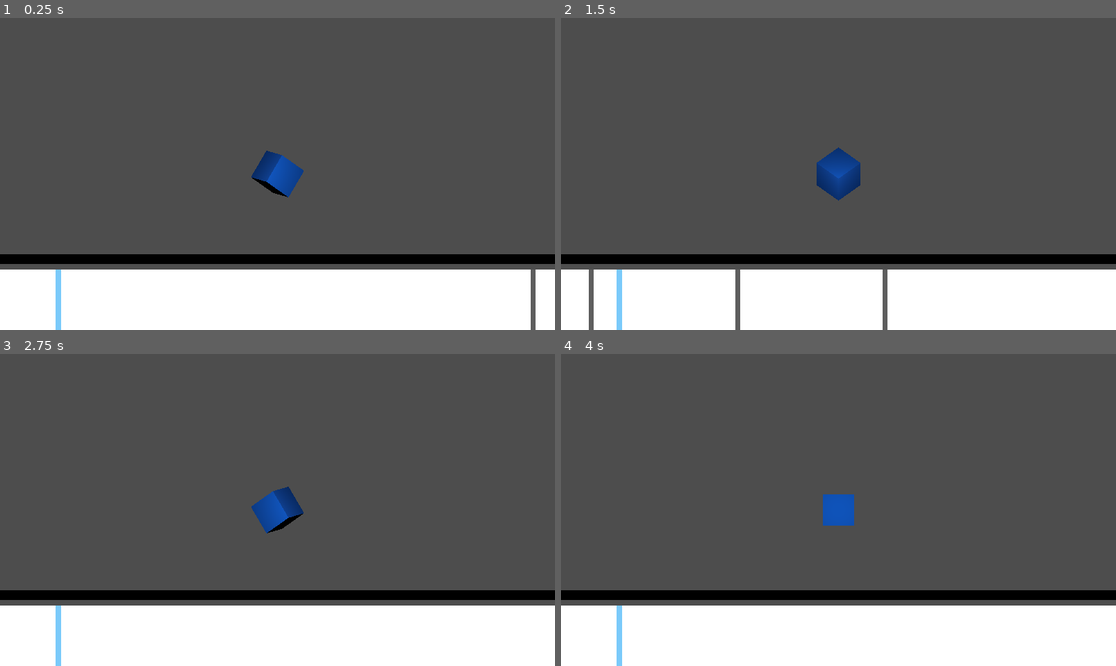
Above: before the commit, frames 1-4 (two rows, left to right).
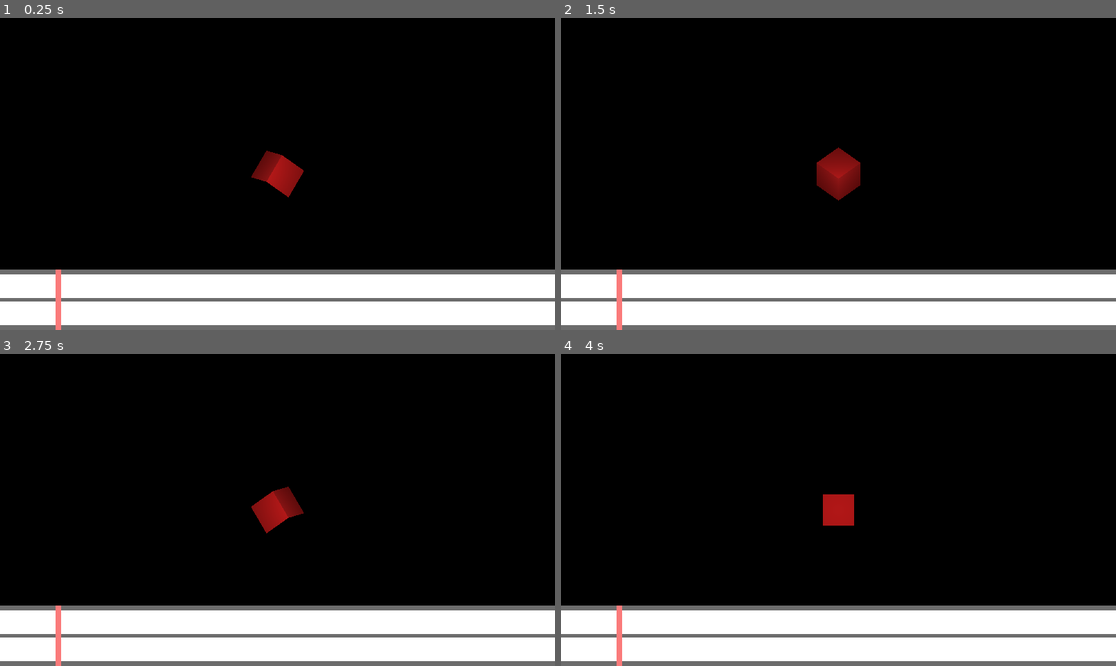
Above: after the commit, the same moments.

Repository: thejanjan/QWERTYPOP
Game: Godot game, scene res://src/beatmap/beatmap_master.tscn
The game is run twice, just before and just after one commit, with the same random seed, the same clock (stepped at 60 frames per second) and the same inputs. Sound files missing from this copy of the repository are replaced by a short silence.
Inputs:
- Up to frame 1 (0.25 s): no input
- Up to frame 2 (1.5 s): tap Enter at 0.5 s
- Up to frame 3 (2.75 s): no input
- Up to frame 4 (4 s): no input

The runs differ from the first frame. In frame 1, 82% of the frame differs, in the area x 0-100%, y 0-100%; in frame 2, 82%; in frame 3, 82%; in frame 4, 82%.

Commit message:
this really is a video game

Diff:
--- a/resources/beatmaps/Beatmap.gd
+++ b/resources/beatmaps/Beatmap.gd
@@ -53,7 +53,7 @@
 
 	# Spawn a lion if need be.
 	if (sd % (get_map_SD())) == 0:
-		actions.append(Action.new(Action.Type.SPAWN_LION, []))
+		actions.append(Action.new(Action.Type.SPAWN_LION, [sd + (get_map_SD() * 5)]))
 
 	return actions
 
--- a/resources/beatmaps/BeatmapLoader.gd
+++ b/resources/beatmaps/BeatmapLoader.gd
@@ -9,7 +9,7 @@
 	# Make the init config.
 	var initConfig = InitConfig.new(
 		'Bleatmap', 'A bleatmap.',
-		'res://resources/music/CUBE WORLD.mp3',
+		'res://resources/music/SUM.mp3',
 		172.0, 0.0, 12, 48, 4,
 	)
 
@@ -44,20 +44,20 @@
 		### Frame 2 ###
 		Line.new(
 			192 * 2,
-			'COGITO ERGO SUM',
-			'COGITOES',
+			'Cogito Ergo Sum',
+			'CogitoES',
 			[0, 3, 6, 12, 15, 18, 30, 42], -12, 6
 		),
 		Line.new(
 			192 * 2.25,
-			'COGITO ERGO SUM',
-			'COGITOES',
+			'Cogito Ergo Sum',
+			'CogitoES',
 			[0, 3, 6, 12, 15, 18, 30, 42], -12, 6
 		),
 		Line.new(
 			192 * 2.50,
-			'THAT MAGIC IN HIS EYE, HEXED ME',
-			'THATMAGICINHISEHEXEDME',
+			'That Magic In His Eye, Hexed Me',
+			'ThatMagicInHisEHexedMe',
 			[0, 3, 6, 12, 18, 21, 24, 27, 30, 36, 42,
 			48 + 0,  48 + 3,  48 + 6,  48 + 12,
 			48 + 18, 48 + 21, 48 + 24, 48 + 27,
@@ -66,15 +66,15 @@
 		### Frame 3 ###
 		Line.new(
 			192 * 3,
-			'GALAXY WIZARD',
-			'GALAXYWIZARD',
+			'Wizard\'s Galaxy',
+			'WizardGalaxy',
 			[0, 3, 6, 18, 30, 42,
 			48 + 0, 48 + 3, 48 + 6, 48 + 18, 48 + 30, 48 + 42], -24, 6
 		),
 		Line.new(
 			192 * 3.50,
-			'HIS DAMNED XYZZY BRINGS FORTH',
-			'HISDXYZZYBF',
+			'His damned XYZZY brings forth',
+			'HisdXYZZYbf',
 			[0, 3, 6, 12, 18, 21, 24, 27, 30, 36, 42], -24, 6
 		),
 		Line.new(
@@ -124,22 +124,22 @@
 		### Frame 6 ###
 		Line.new(
 			192 * 6,
-			'POUR PLEASE, MORE PLEASE',
-			'POURPLEASEMOREPLEASE',
+			'Pour Please, More Please',
+			'PourPleaseMorePlease',
 			[0, 3, 6, 9, 12, 14, 16, 18, 20, 22,
 			24, 27, 30, 33, 36, 38, 40, 42, 44, 46], -24, 6
 		),
 		Line.new(
 			192 * 6.25,
-			'POUR PLEASE, MORE PLEASE',
-			'POURPLEASEMOREPLEASE',
+			'Pour Please, More Please',
+			'PourPleaseMorePlease',
 			[0, 3, 6, 9, 12, 14, 16, 18, 20, 22,
 			24, 27, 30, 33, 36, 38, 40, 42, 44, 46], -12, 6
 		),
 		Line.new(
 			192 * 6.50,
-			'HIS WINE LEFT A GRIM TASTE UNLIKE PINOT',
-			'HISWINELEFTAGRIMTASTEUNLIKEPINOT',
+			'His Wine Left A Grim Taste Unlike Pinot',
+			'HisWineLeftAGrimTasteUnlikePinot',
 			[0, 3, 6, 9, 12, 15, 18, 21,
 			24, 27, 30, 33, 36, 39, 42, 45,
 			48, 51, 54, 57, 60, 63, 66, 69,
@@ -148,22 +148,22 @@
 		### Frame 7 ###
 		Line.new(
 			192 * 7,
-			'POUR PLEASE, MORE PLEASE',
-			'POURPLEASEMOREPLEASE',
+			'Pour Please, More Please',
+			'PourPleaseMorePlease',
 			[0, 3, 6, 9, 12, 14, 16, 18, 20, 22,
 			24, 27, 30, 33, 36, 38, 40, 42, 44, 46], -24, 6
 		),
 		Line.new(
 			192 * 7.25,
-			'POUR PLEASE, MORE PLEASE',
-			'POURPLEASEMOREPLEASE',
+			'Pour Please, More Please',
+			'PourPleaseMorePlease',
 			[0, 3, 6, 9, 12, 14, 16, 18, 20, 22,
 			24, 27, 30, 33, 36, 38, 40, 42, 44, 46], -12, 6
 		),
 		Line.new(
 			192 * 7.50,
-			'AND WE WATCHED AS WE LAUGHED AND WE SAID',
-			'ANDWEWATCHEDASWELAUGHEDANDWESAID',
+			'And We Watched As We Laughed And We Said',
+			'AndWeWatchedAsWeLaughedAndWeSaid',
 			[0, 3, 6, 9, 12, 15, 18, 21,
 			24, 27, 30, 33, 36, 39, 42, 45,
 			48, 51, 54, 57, 60, 63, 66, 69,
@@ -196,8 +196,8 @@
 		),
 		Line.new(
 			192 * 8.50,
-			'THE CANDLEABRA WAS LOSING WARM EMBERS',
-			'THECANDLEABRAWASLOSINGWARMEMBERS',
+			'The Candleabra Was Losing Warm Embers',
+			'TheCandleabraWasLosingWarmEmbers',
 			[0, 3, 6, 9, 12, 15, 18, 21,
 			24, 27, 30, 33, 36, 39, 42, 45,
 			48, 51, 54, 57, 60, 63, 66, 69,
@@ -230,8 +230,8 @@
 		),
 		Line.new(
 			192 * 9.50,
-			'AND YET HE PREPARED ONE LAST SPELLCAST',
-			'ANDYETHEPREPAREDONELASTSPELLCAST',
+			'And Yet He Prepared One Last Spellcast',
+			'AndYetHePreparedOneLastSpellcast',
 			[0, 3, 6, 9, 12, 15, 18, 21,
 			24, 27, 30, 33, 36, 39, 42, 45,
 			48, 51, 54, 57, 60, 63, 66, 69,
--- a/resources/beatmaps/Line.gd
+++ b/resources/beatmaps/Line.gd
@@ -34,6 +34,9 @@
 func get_inputs() -> String:
 	return inputs
 
+func get_timings() -> Array:
+	return timings
+
 ### Getters ###
 
 func get_actions(sd: int, bm: Beatmap) -> Array[Action]:
@@ -61,7 +64,7 @@
 			if (sd == (timing - scroll_speed)):
 				actions.append(Action.new(Action.Type.SPAWN_KEY, [self, letter, timing]))
 			if (sd == timing):
-				actions.append(Action.new(Action.Type.PRESS_KEY, [self, letter]))
+				actions.append(Action.new(Action.Type.PRESS_KEY, [self, letter, i, timing]))
 			if (sd == (timing - timing_window)):
 				actions.append(Action.new(Action.Type.OPEN_WINDOW, [self, letter, i, timing]))
 			if (sd == (timing + timing_window)):
--- a/src/beatmap/BeatmapManager.gd
+++ b/src/beatmap/BeatmapManager.gd
@@ -13,7 +13,7 @@
 
 # Signal declarations
 signal spawn_key(line: Line, key: String, sd: int)
-signal press_key(line: Line, key: String)
+signal press_key(line: Line, key: String, i: int, sd: int)
 signal start_line(line: Line)
 signal end_line(line: Line)
 signal open_window(line: Line, key: String, i: int, sd: int)
@@ -68,14 +68,15 @@
 func get_beatmap() -> Beatmap:
 	return beatmap
 
+func get_t() -> float:
+	return music.get_playback_position() / beatmap.get_speed_mult()
+
 ### Music Logic ###
 
 func music_process(t: float):
 	pass
 
 func subdivision_process(sd: int, spawn: int):
-	print('sd: ', sd, ' / ', spawn)
-
 	# Perform all actions.
 	for action in beatmap.get_actions(sd):
 		var sig: Signal = action2signal.get(action.get_type())
@@ -91,6 +92,8 @@
 				sig.emit(args[0], args[1], args[2])
 			4:
 				sig.emit(args[0], args[1], args[2], args[3])
+			5:
+				sig.emit(args[0], args[1], args[2], args[3], args[4])
 
 func music_finish():
-	print('Done!')
+	pass
--- a/src/beatmap/BeatmapManager.tscn
+++ b/src/beatmap/BeatmapManager.tscn
@@ -6,6 +6,14 @@
 [ext_resource type="Script" path="res://src/beatmap/LineGroup.gd" id="4_jtqlj"]
 [ext_resource type="Script" path="res://src/beatmap/InputManager.gd" id="5_87inu"]
 [ext_resource type="Script" path="res://src/beatmap/KeycapManager.gd" id="5_ow8bn"]
+[ext_resource type="Script" path="res://src/beatmap/TypeSfx.gd" id="7_wpbul"]
+[ext_resource type="Script" path="res://src/beatmap/MissSfx.gd" id="8_d7f7r"]
+[ext_resource type="AudioStream" uid="uid://dvss7esuoxmm4" path="res://resources/sfx/typing/bell.wav" id="9_0dg83"]
+[ext_resource type="Script" path="res://src/beatmap/BellSfx.gd" id="10_frdvx"]
+
+[sub_resource type="AudioStreamRandomizer" id="AudioStreamRandomizer_x23em"]
+random_pitch = 1.05
+random_volume_offset_db = 1.0
 
 [node name="BeatmapManager" type="CanvasLayer"]
 script = ExtResource("1_c2rle")
@@ -93,10 +101,74 @@
 anchor_bottom = 1.0
 grow_horizontal = 2
 grow_vertical = 2
-color = Color(0.478431, 0.792157, 0.980392, 1)
+color = Color(0.980392, 0.478431, 0.478431, 1)
+
+[node name="BarLines" type="Control" parent="ScreenDivider/BottomScreenDivider/KeycapManager"]
+layout_mode = 1
+anchors_preset = 15
+anchor_right = 1.0
+anchor_bottom = 1.0
+grow_horizontal = 2
+grow_vertical = 2
+
+[node name="Gray" type="ColorRect" parent="ScreenDivider/BottomScreenDivider/KeycapManager/BarLines"]
+z_index = -999
+custom_minimum_size = Vector2(0, 10)
+layout_mode = 1
+anchors_preset = 10
+anchor_right = 1.0
+grow_horizontal = 2
+size_flags_vertical = 0
+color = Color(0, 0, 0, 0.576471)
+
+[node name="Gray2" type="ColorRect" parent="ScreenDivider/BottomScreenDivider/KeycapManager/BarLines"]
+z_index = -999
+custom_minimum_size = Vector2(0, 10)
+layout_mode = 1
+anchors_preset = 12
+anchor_top = 1.0
+anchor_right = 1.0
+anchor_bottom = 1.0
+grow_horizontal = 2
+grow_vertical = 0
+size_flags_vertical = 0
+color = Color(0, 0, 0, 0.576471)
+
+[node name="Gray3" type="ColorRect" parent="ScreenDivider/BottomScreenDivider/KeycapManager/BarLines"]
+z_index = -999
+custom_minimum_size = Vector2(0, 7)
+layout_mode = 1
+anchors_preset = 14
+anchor_top = 0.5
+anchor_right = 1.0
+anchor_bottom = 0.5
+grow_horizontal = 2
+grow_vertical = 2
+size_flags_vertical = 0
+color = Color(0, 0, 0, 0.576471)
 
 [node name="InputManager" type="Node" parent="."]
 unique_name_in_owner = true
 script = ExtResource("5_87inu")
 
+[node name="TypeSfx" type="AudioStreamPlayer" parent="InputManager"]
+stream = SubResource("AudioStreamRandomizer_x23em")
+volume_db = -4.0
+max_polyphony = 4
+script = ExtResource("7_wpbul")
+
+[node name="MissSfx" type="AudioStreamPlayer" parent="InputManager"]
+stream = SubResource("AudioStreamRandomizer_x23em")
+volume_db = -4.0
+pitch_scale = 0.7
+max_polyphony = 4
+script = ExtResource("8_d7f7r")
+
+[node name="BellSfx" type="AudioStreamPlayer" parent="InputManager"]
+stream = ExtResource("9_0dg83")
+volume_db = -2.857
+pitch_scale = 1.05
+max_polyphony = 6
+script = ExtResource("10_frdvx")
+
 [node name="Music" type="AudioStreamPlayer" parent="."]
--- /dev/null
+++ b/src/beatmap/BellSfx.gd
@@ -0,0 +1,7 @@
+extends AudioStreamPlayer
+
+@onready var input_manager = %InputManager
+
+
+func _ready():
+	input_manager.final_letter_hit.connect(func(line: Line, letter: String): play())
--- a/src/beatmap/InputManager.gd
+++ b/src/beatmap/InputManager.gd
@@ -3,9 +3,12 @@
 # The InputManager works with the BeatmapManager to
 # read inputs and send key condition signals.
 
+var force_hit: bool = false
+
 signal letter_hit(line: Line, letter: String, i: int, sd: int)
 signal letter_miss(line: Line, letter: String)
 signal letter_typo(letter: String)
+signal final_letter_hit(line: Line, letter: String)
 
 @onready var beatmap_manager = $".."
 
@@ -17,6 +20,9 @@
 func _ready():
 	beatmap_manager.open_window.connect(on_window_open)
 	beatmap_manager.close_window.connect(on_window_close)
+
+	if force_hit:
+		beatmap_manager.press_key.connect(mock_hit)
 
 ### Event Hooks ###
 
@@ -45,6 +51,12 @@
 				letter_hit.emit(window[0], window[1], window[2], window[3])
 				hit = true
 
+				# If this was the final letter hit, emit that.
+				var line = window[0]
+				var input_i = window[2]
+				if line.get_timings().size() == (input_i + 1):
+					final_letter_hit.emit(line, window[1])
+
 		# If none hit, mark as a typo.
 		if not hit:
 			letter_typo.emit(input)
@@ -64,3 +76,19 @@
 
 			# Mark as a miss.
 			letter_miss.emit(line, letter)
+
+
+func mock_hit(line: Line, letter: String, i: int, sd: int):
+	# Look for the first window of this that matches.
+	var check_list = window_list.duplicate()
+	for index in range(check_list.size()):
+		var window = check_list[index]
+		if window == [line, letter, i, sd]:
+			# Remove the window from the list.
+			window_list.pop_at(index)
+			letter_hit.emit(window[0], window[1], window[2], window[3])
+
+			# If this was the final letter hit, emit that.
+			var input_i = window[2]
+			if line.get_timings().size() == (input_i + 1):
+				final_letter_hit.emit(line, window[1])
--- a/src/beatmap/KeycapManager.gd
+++ b/src/beatmap/KeycapManager.gd
@@ -30,7 +30,7 @@
 		# Create a new scrollnote.
 		scroll_note = scroll_note_tscn.instantiate()
 		hitline.add_child(scroll_note)
-		scroll_note.startup(beatmap_manager.get_beatmap(), sd)
+		scroll_note.startup(beatmap_manager, sd)
 		sd_to_scrollnote[sd] = scroll_note
 
 	# Add a letter to the scroll note.
@@ -40,14 +40,16 @@
 func on_key_press(line: Line, letter: String, i: int, sd: int) -> void:
 	# Find the scroll note and remove a letter from it.
 	var scroll_note: ScrollNote = sd_to_scrollnote.get(sd)
-	if scroll_note != null:
+	if scroll_note == null:
 		return
 
 	scroll_note.remove_letter(letter)
+	if scroll_note.cleaned_up():
+		sd_to_scrollnote.erase(sd)
 
 
-func spawn_lion():
+func spawn_lion(sd: int):
 	# Spawns a lion
 	var scroll_note = scroll_note_tscn.instantiate()
 	hitline.add_child(scroll_note)
-	scroll_note.startup(beatmap_manager.get_beatmap(), 0, true)
+	scroll_note.startup(beatmap_manager, sd, true)
--- a/src/beatmap/LineGroup.gd
+++ b/src/beatmap/LineGroup.gd
@@ -9,12 +9,7 @@
 var active_lines: Array[Line] = []
 
 
-func _ready():
-	pass
-
 func action_start_line(line: Line):
-	print('Start Line: ', line.get_lyric())
-
 	# Create new line group.
 	var line_node = line_node_tscn.instantiate()
 	add_child(line_node)
@@ -41,6 +36,6 @@
 func action_whiffed_input(key: String):
 	if active_lines == []:
 		return
-	var line = active_lines[-1]
+	var line = active_lines[0]
 	var line_node = linesToNode.get(line)
 	line_node.on_whiffed_input(key)
--- /dev/null
+++ b/src/beatmap/MissSfx.gd
@@ -0,0 +1,9 @@
+extends "res://src/beatmap/TypeSfx.gd"
+
+
+func click(line: Line, letter: String, i: int, sd: int):
+	pass
+
+
+func whiff(letter: String):
+	play()
--- a/src/beatmap/ScrollNote.gd
+++ b/src/beatmap/ScrollNote.gd
@@ -2,7 +2,6 @@
 class_name ScrollNote
 
 @onready var rich_text_label = $Assets/Keycap/RichTextLabel
-@onready var animation_player = $AnimationPlayer
 @onready var assets = $Assets
 @onready var keycap = $Assets/Keycap
 @onready var line = $Assets/Line
@@ -13,14 +12,9 @@
 var px = "[center][color=#000000]"
 var sx = "[/color][/center]"
 
-var _offset: float = 0.0
-@export var offset: float:
-	get:
-		return _offset
-	set(val):
-		_offset = val
-		place_assets()
-
+var _mgr: BeatmapManager = null
+var start_time: float = 0.0
+var scroll_mult: float = 1.0
 
 var current_letters: String = ""
 var rhythm_cols: Dictionary = {
@@ -43,18 +37,20 @@
 	hide()
 
 
-func startup(beatmap: Beatmap, sd: int, as_line: bool = false) -> void:
+func startup(mgr: BeatmapManager, sd: int, as_line: bool = false) -> void:
 	# Starts up the ScrollNote.
 	# Figures out what speed it needs to be at.
+	_mgr = mgr
+	var beatmap = mgr.get_beatmap()
 	var bpm = beatmap.get_bpm()
 	var map_sd = beatmap.get_map_SD()
 	var scroll_spd = beatmap.get_scroll_speed()
 
 	# Get the SDs per second.
 	var sds_per_sec = float((bpm / 60.0) * map_sd)
-	var scroll_mult = float(scroll_spd) / sds_per_sec
-	animation_player.play("Slide", -1, 1.0 / scroll_mult)
-	animation_player.animation_finished.connect(on_anim_finish)
+	scroll_mult = float(scroll_spd) / sds_per_sec
+	start_time = ((sd) / sds_per_sec) - (scroll_mult)
+	var test_time = mgr.get_t()
 
 	if as_line:
 		keycap.hide()
@@ -69,9 +65,18 @@
 		rhythm.set_color(rhythm_cols.get(beat_amount, Color.RED))
 
 
+func _process(delta):
+	# Seek to the right time.
+	if _mgr == null:
+		return
+	var real_time = _mgr.get_t()
+	var t = (real_time - start_time) / scroll_mult
+	place_assets(t)
+
+
 func add_letter(letter: String) -> void:
 	current_letters += letter
-	rich_text_label.set_text(px + current_letters + sx)
+	rich_text_label.set_text(px + get_render_letters() + sx)
 
 
 func remove_letter(letter: String) -> void:
@@ -79,16 +84,24 @@
 	if index == -1:
 		return
 	if len(current_letters) == 1:
+		current_letters = ""
 		queue_free()
 		return
 	current_letters = current_letters.left(index) + current_letters.right(index - current_letters.length() + 1)
-	rich_text_label.set_text(px + current_letters + sx)
+	rich_text_label.set_text(px + get_render_letters() + sx)
 
 
-func place_assets():
+func cleaned_up():
+	return current_letters == ""
+
+
+func get_render_letters() -> String:
+	return current_letters
+
+
+func place_assets(t: float):
 	if not assets:
 		return
-	var t = offset
 	var winsize: Vector2i = DisplayServer.window_get_size()
 	var xoffset: float = (1 - t) * (winsize.x)
 	assets.set_position(Vector2(xoffset, 0))
@@ -101,6 +114,10 @@
 	var new_xscale = x_ratio * new_yscale
 	set_custom_minimum_size(Vector2(new_xscale, new_yscale))
 
+	var text_ratio = 55.0 / 648.0
+	var text_size = text_ratio * winsize.y
+	rich_text_label.add_theme_font_size_override("normal_font_size", text_size)
+
 	if t > 1.3:
 		queue_free()
 
--- /dev/null
+++ b/src/beatmap/TypeSfx.gd
@@ -0,0 +1,34 @@
+extends AudioStreamPlayer
+
+@onready var input_manager = %InputManager
+
+var type_sfx: Array = [
+	preload("res://resources/sfx/typing/type-01.ogg"),
+	preload("res://resources/sfx/typing/type-02.ogg"),
+	preload("res://resources/sfx/typing/type-03.ogg"),
+	preload("res://resources/sfx/typing/type-04.ogg"),
+	preload("res://resources/sfx/typing/type-05.ogg"),
+	preload("res://resources/sfx/typing/type-06.ogg"),
+	preload("res://resources/sfx/typing/type-07.ogg"),
+	preload("res://resources/sfx/typing/type-08.ogg"),
+	preload("res://resources/sfx/typing/type-09.ogg"),
+]
+
+
+func _ready():
+	# Load in the audio.
+	var audio_stream: AudioStreamRandomizer = get_stream()
+	for audio in type_sfx:
+		audio_stream.add_stream(-1, audio)
+
+	# Attach to input mgr.
+	input_manager.letter_hit.connect(click)
+	input_manager.letter_typo.connect(whiff)
+
+
+func click(line: Line, letter: String, i: int, sd: int):
+	play()
+
+
+func whiff(letter: String):
+	pass
--- a/src/beatmap/beatmap_master.tscn
+++ b/src/beatmap/beatmap_master.tscn
@@ -1,10 +1,10 @@
-[gd_scene load_steps=5 format=3 uid="uid://cauaawp7dvga1"]
+[gd_scene load_steps=6 format=3 uid="uid://cauaawp7dvga1"]
 
 [ext_resource type="PackedScene" uid="uid://bon2n74n8h7e1" path="res://src/beatmap/BeatmapManager.tscn" id="1_jtjgy"]
 
 [sub_resource type="StandardMaterial3D" id="StandardMaterial3D_7tvoe"]
 vertex_color_use_as_albedo = true
-albedo_color = Color(0.0117647, 0.447059, 1, 0.392157)
+albedo_color = Color(0.94902, 0.0941176, 0.0941176, 1)
 
 [sub_resource type="Animation" id="Animation_k5sva"]
 resource_name = "loop"
@@ -21,6 +21,10 @@
 _data = {
 "loop": SubResource("Animation_k5sva")
 }
+
+[sub_resource type="Environment" id="Environment_2wxge"]
+background_energy_multiplier = 0.0
+ambient_light_source = 3
 
 [node name="BeatmapMaster" type="Node"]
 
@@ -44,4 +48,7 @@
 [node name="OmniLight3D" type="OmniLight3D" parent="BeatmapWorld"]
 transform = Transform3D(1, 0, 0, 0, 1, 0, 0, 0, 1, 0, 0, -2.48651)
 
+[node name="WorldEnvironment" type="WorldEnvironment" parent="BeatmapWorld"]
+environment = SubResource("Environment_2wxge")
+
 [node name="BeatmapManager" parent="." instance=ExtResource("1_jtjgy")]
--- a/src/beatmap/line_node.tscn
+++ b/src/beatmap/line_node.tscn
@@ -90,6 +90,7 @@
 text = "[color=#000]what i[/color]
 "
 script = ExtResource("4_cnbbv")
+write_color = Color(1, 1, 1, 1)
 
 [node name="TextLine" type="RichTextLabel" parent="."]
 layout_mode = 1
@@ -102,6 +103,7 @@
 bbcode_enabled = true
 text = "[color=#000][u] [/u][/color]"
 script = ExtResource("5_rr3mw")
+line_color = Color(1, 1, 1, 1)
 
 [node name="AnimationPlayer" type="AnimationPlayer" parent="TextLine"]
 libraries = {
--- a/src/beatmap/scroll_note.tscn
+++ b/src/beatmap/scroll_note.tscn
@@ -1,7 +1,7 @@
 [gd_scene load_steps=5 format=3 uid="uid://5lyh7o4omq6u"]
 
 [ext_resource type="Script" path="res://src/beatmap/ScrollNote.gd" id="1_48c65"]
-[ext_resource type="FontFile" uid="uid://cvt4ukswmwh0p" path="res://resources/fonts/XanhMono-Regular.ttf" id="2_qk4d0"]
+[ext_resource type="FontFile" uid="uid://bp6hm3nv5oh36" path="res://resources/fonts/AnkaCoder-C75-r.ttf" id="2_auplm"]
 
 [sub_resource type="Animation" id="Animation_4wvog"]
 resource_name = "Slide"
@@ -38,7 +38,6 @@
 grow_horizontal = 2
 grow_vertical = 2
 script = ExtResource("1_48c65")
-offset = 1.19764
 
 [node name="Assets" type="Control" parent="."]
 layout_mode = 1
@@ -94,14 +93,14 @@
 anchor_top = 0.5
 anchor_right = 0.5
 anchor_bottom = 0.5
-offset_left = -26.5
-offset_top = -63.0
-offset_right = 26.5
-offset_bottom = 63.0
+offset_left = -31.0
+offset_top = -28.0
+offset_right = 31.0
+offset_bottom = 28.0
 grow_horizontal = 2
 grow_vertical = 2
-theme_override_fonts/normal_font = ExtResource("2_qk4d0")
-theme_override_font_sizes/normal_font_size = 105
+theme_override_fonts/normal_font = ExtResource("2_auplm")
+theme_override_font_sizes/normal_font_size = 90
 bbcode_enabled = true
 text = "[center][color=#000000]W[/color][/center]"
 fit_content = true
Binary file added: resources/fonts/AnkaCoder-C75-r.ttf
Not shown, added: resources/fonts/AnkaCoder-C75-r.ttf.import
Binary file added: resources/fonts/Bagnard.otf
Not shown, added: resources/fonts/Bagnard.otf.import
Binary file added: resources/fonts/nimbus-sans-l_regular-condensed.ttf
Not shown, added: resources/fonts/nimbus-sans-l_regular-condensed.ttf.import
Not shown, added: resources/music/SUM.mp3.import
Not shown, added: resources/sfx/typing/bell.wav.import
Not shown, added: resources/sfx/typing/roll.ogg.import
Not shown, added: resources/sfx/typing/type-01.ogg.import
Not shown, added: resources/sfx/typing/type-02.ogg.import
Not shown, added: resources/sfx/typing/type-03.ogg.import
(and 20 more such lines)
